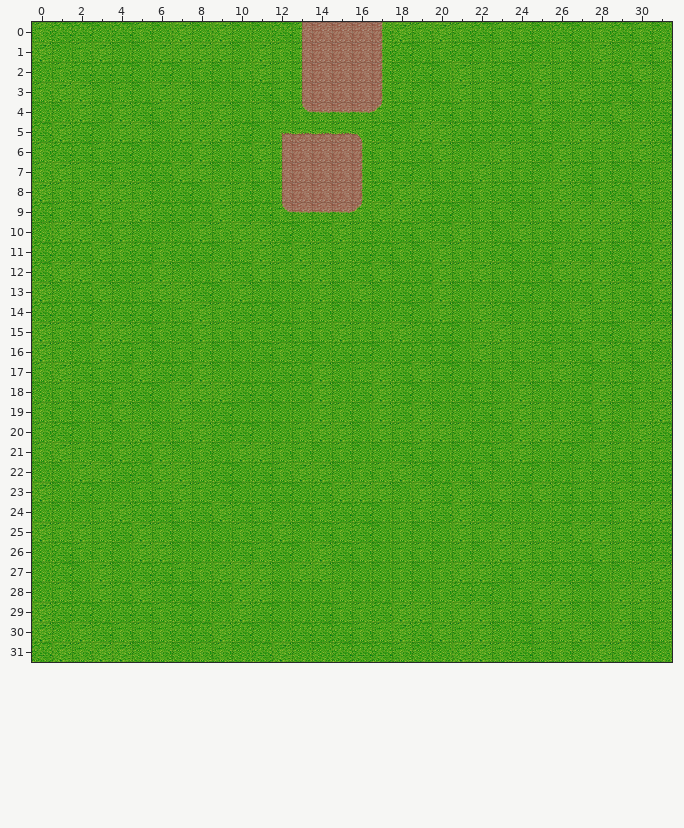
Tiled map, stored at assets/maps/grassy.tmx. Above: the version before the commit.
Cells are 32x32 px. Shown: x 0..31, y 0..31.
After:
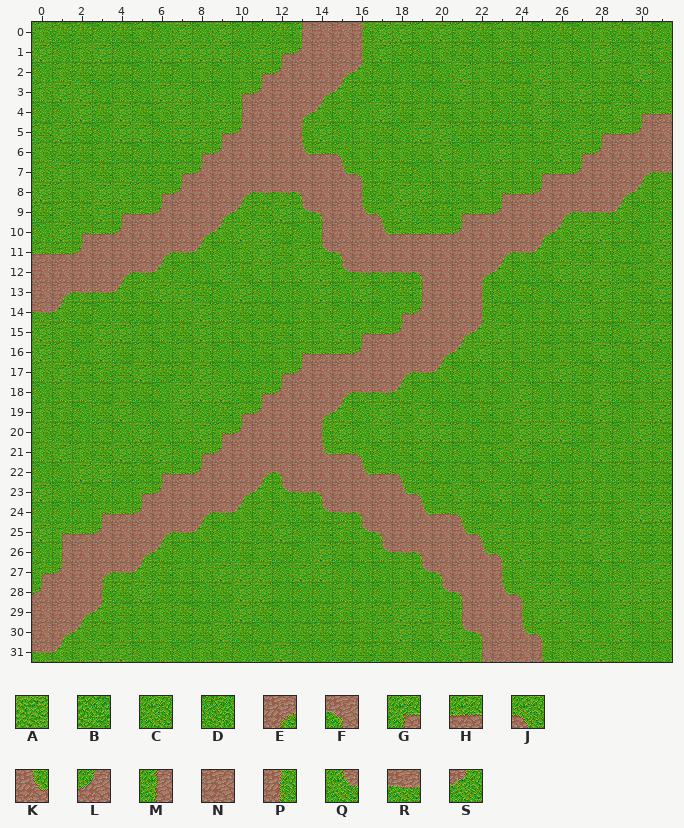
Key: from "grass": A 2, B 3, C 4, D 5, E 25, F 26, G 27, H 28, J 29, K 33, L 34, M 35, N 36, P 37, Q 43, R 44, S 45.
_ is an empty cell, . an unchanged one.
Edits made:
--- layer "Tile Layer 1"
@@ x 0..31 @@
- 0 ................NP..............
- 1 ............CM..NP..............
- 2 ...........ACM.NNP..............
- 3 ..........DBCMNNNP..............
- 4 ..........DCDQRRRS............DB
- 5 .........ABDGHHHJ...........ADAB
- 6 ........ADBAMNNNP..........CCCAB
- 7 .......AADDCM..NP........DABCDDC
- 8 ......DBDACDMN.........BBCABCBA.
- 9 ....CABBBAB.QRRRSA...DCCDCAAAA..
-10 ..ABADDDAC....BACDBCBACDACD.....
-11 BBBACBCBB.....CCBBCDACCBDB......
-12 BAABBBA........CBADBACAC........
-13 ADBAD..............BADD.........
-14 BB................BDADA.........
-15 ................CCABBDC.........
-16 .............BDBBDBBBD..........
-17 ............BBADCABAB...........
-18 ...........BDBADBAB.............
-19 ..........DDDDAC................
-20 .........BBDDCA.................
-21 ........CDAACCDCD...............
-22 ......AACBDBCAADCCA.............
-23 .....CCACBDBBDBAAADA............
-24 ...CABBCBAB...CBBDCCBA..........
-25 .CACBACDD.......BDCDDAC.........
-26 .BCCDAA..........DCCDCDA........
-27 DBDADB.............DCAAB........
-28 DCDA................CBBDC.......
-29 ABBD.................AACB.......
-30 ADA..................CADBC......
-31 BA....................ACBC......
+ 0 ................PA..............
+ 1 ............GL..PA..............
+ 2 ...........GLN.ESD..............
+ 3 ..........GLNNESBB..............
+ 4 ..........MNNESCDA............GH
+ 5 .........GLNNPADC...........GHLN
+ 6 ........GLNNNKHJC..........GLNNN
+ 7 .......GLNNNN..KJ........GHLNNER
+ 8 ......GLNNERRF.........GHLNNNES.
+ 9 ....GHLNNES.AQFNKJ...GHLNNERRS..
+10 ..GHLNNNES....MNNKHHHLNNNES.....
+11 HHLNNNERS.....QFNNNNNNNERS......
+12 NNNNERS........QRRRFNNES........
+13 NERRS..............MNNP.........
+14 RS................GLNNP.........
+15 ................GHLNNES.........
+16 .............GHHLNNNES..........
+17 ............GLNNNNERS...........
+18 ...........GLNNERRS.............
+19 ..........GLNNES................
+20 .........GLNNNP.................
+21 ........GLNNNNKHJ...............
+22 ......GHLNNEFNNNKHJ.............
+23 .....GLNNNESQRFNNNKJ............
+24 ...GHLNNERS...QRFNNKHJ..........
+25 .GHLNNERS.......QFNNNKJ.........
+26 .MNNNES..........QRFNNKJ........
+27 GLNERS.............QFNNP........
+28 LNNP................QFNKJ.......
+29 NNES.................MNNP.......
+30 NES..................QFNKJ......
+31 RS....................MNNP......
Where, in picture pixels (left, top, right, bottom), the same in both pictures:
changed: (32, 22, 672, 662)
